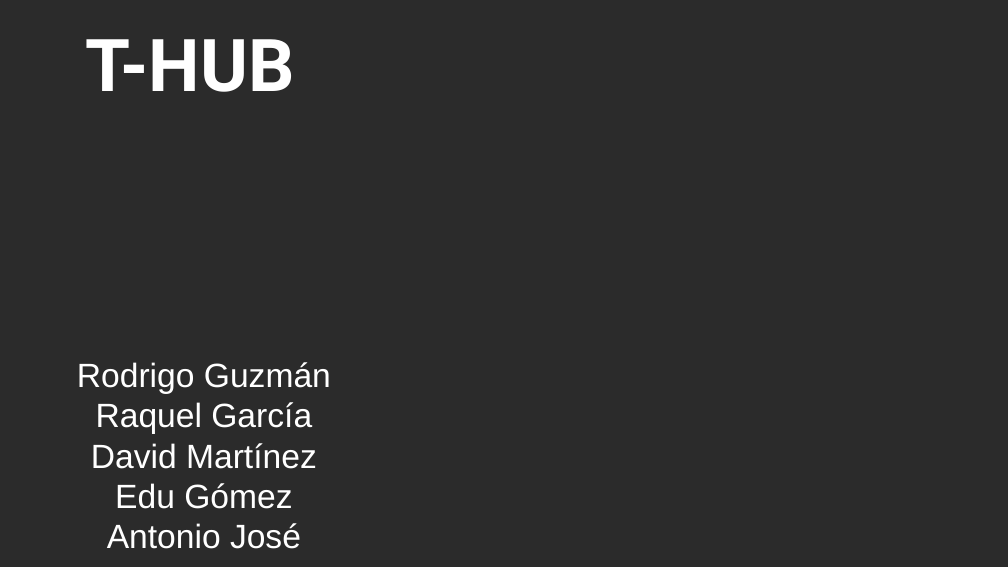
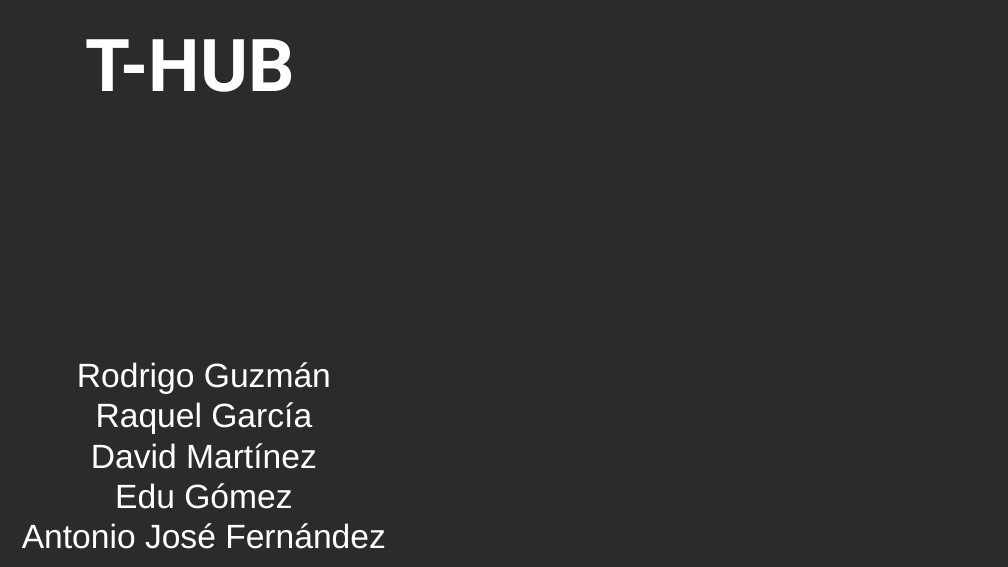
Before and after one commit to rodermaximus/TorreVieja2019, a slide deck: slide 1 of T-Hub.pptx. Drawn at 1008x567 pixels with LibreOffice and Linux fonts; fonts in the diff are those of the drawing; background and template pictures are left out; a plain dark background stands for a picture behind light text. Boxes give left, top, right and bottom in pixels: in the first picture for what was removed or moved away, otherwise in the second. Text is boxed around its words. In the diff, an @@ line names an element or a change of style, - is before the commit and + after.

```diff
--- a/T-Hub.pptx
+++ b/T-Hub.pptx
@@ subtitle at (22,523,386,549): text changed @@
-Antonio José
+Antonio José Fernández
```
Also in this commit, not shown: 1 other slide changed, 2 slides added, 1 slide removed, 6 other files.
